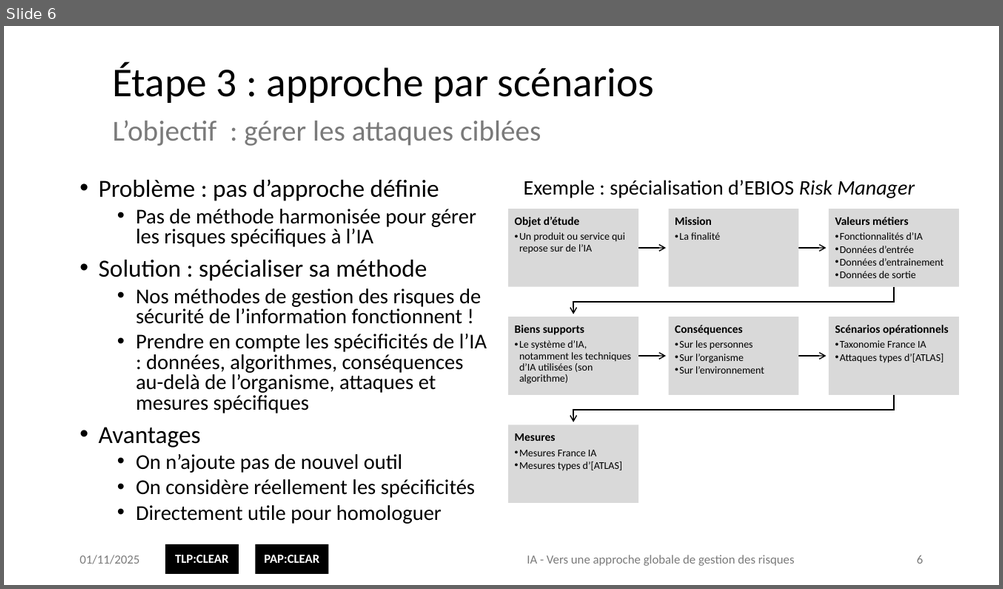
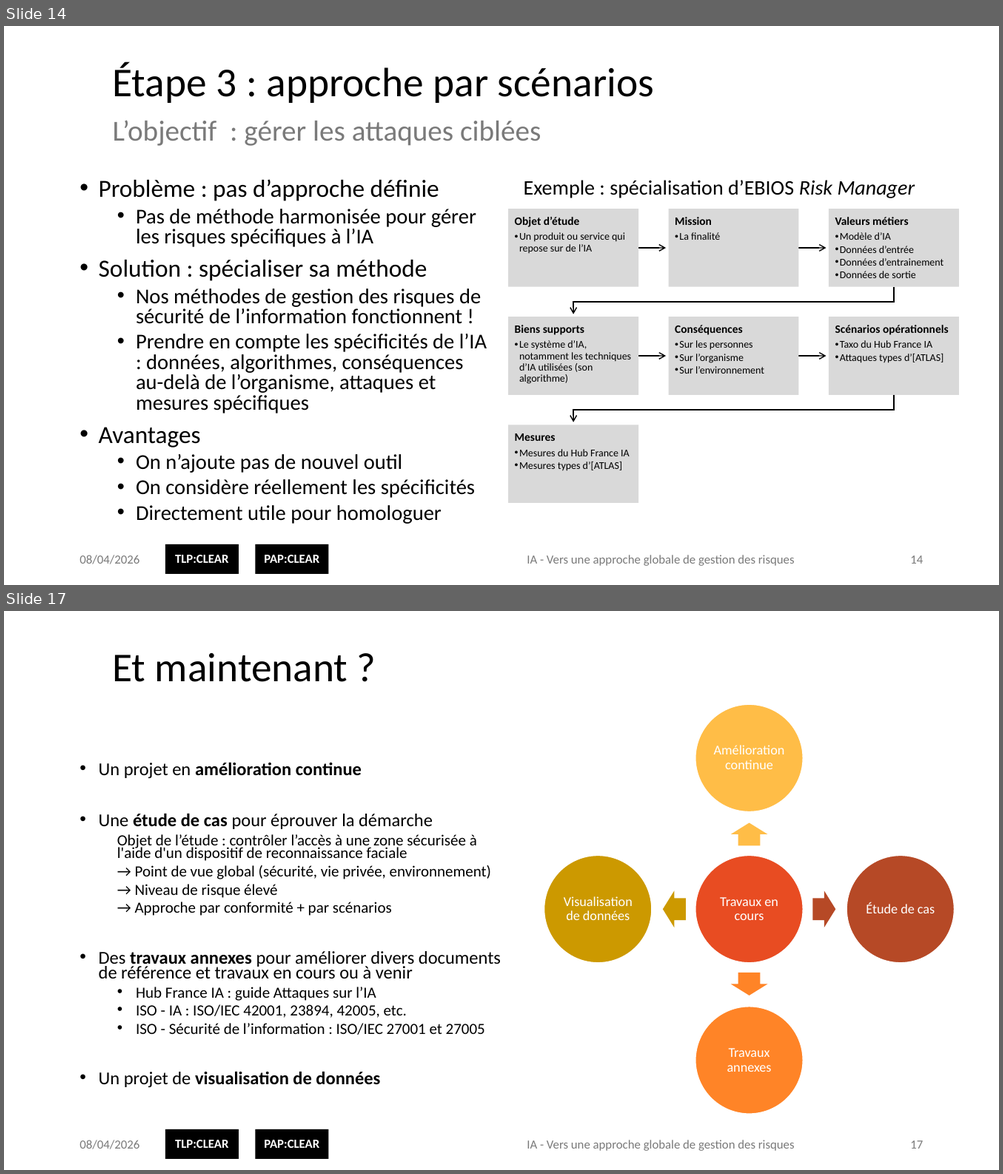
Before and after one commit to matthieu-grall/ai, a slide deck: fr/IA - Gestion des risques - Présentation.pptx. Shown one above the other, each under a label of ours: slide 6 before the commit, slides 14 and 17 after it; the slides between them are not shown. The pictures are 1003x589 and 1003x1174 pixels, drawn with LibreOffice and Linux fonts; fonts in the diff are those of the drawing; background and template pictures are left out. Boxes give left, top, right and bottom in pixels: in the first picture for what was removed or moved away, otherwise in the second. Text is boxed around its words. In the diff, an @@ line names an element or a change of style, - is before the commit and + after.

```diff
--- a/fr/IA - Gestion des risques - Présentation.pptx
+++ b/fr/IA - Gestion des risques - Présentation.pptx
@@ slide 17 added at (4,611,999,1170), background #FFFFFF; not listed: 2 template elements that a slide beside it also shows @@
@@ title added at (113,653,347,682), 39.6 pt, text #000000 @@
+Et maintenant ?
@@ text added at (99,762,501,1088), 15 pt, text #000000 @@
+• Un projet en amélioration continue
+• Une étude de cas pour éprouver la démarche
+  Objet de l’étude : contrôler l’accès à une zone sécurisée à l'aide d'un dispositif de reconnaissance faciale
+  → Point de vue global (sécurité, vie privée, environnement)
+  → Niveau de risque élevé
+  → Approche par conformité + par scénarios
+• Des travaux annexes pour améliorer divers documents de référence et travaux en cours ou à venir
+  • Hub France IA : guide Attaques sur l’IA
+  • ISO - IA : ISO/IEC 42001, 23894, 42005, etc.
+  • ISO - Sécurité de l’information : ISO/IEC 27001 et 27005
+• Un projet de visualisation de données
@@ group added at (544,704,955,1115): 5 ellipses, 5 texts, 4 right arrows @@
+Travaux en cours
+Amélioration continue
+Étude de cas
+Travaux annexes
+Visualisation de données
@@ text added at (79,1140,139,1150), 12 pt, text #7A7A7A @@
+08/04/2026
@@ text added at (526,1140,794,1151), 12 pt, text #7A7A7A @@
+IA - Vers une approche globale de gestion des risques
@@ page number added at (910,1141,922,1149), 12 pt, text #7A7A7A @@
+17
@@ what was slide 6 is now slide 14 @@
@@ slide 14 changed as well @@
@@ text at (839,232,891,240): text changed @@
-  • Fonctionnalités d’IA
+  • Modèle d’IA
@@ text at (839,340,933,348): text changed @@
-  • Taxonomie France IA
+  • Taxo du Hub France IA
@@ text at (519,449,629,457): text changed @@
-  • Mesures France IA
+  • Mesures du Hub France IA
@@ text at (79,555,139,565): text changed @@
-01/11/2025
+08/04/2026
@@ page number at (910,556,922,564): text changed @@
-6
+14
```
Also in this commit, not shown: 11 other slides changed, 7 other slides added, 1 other file.
